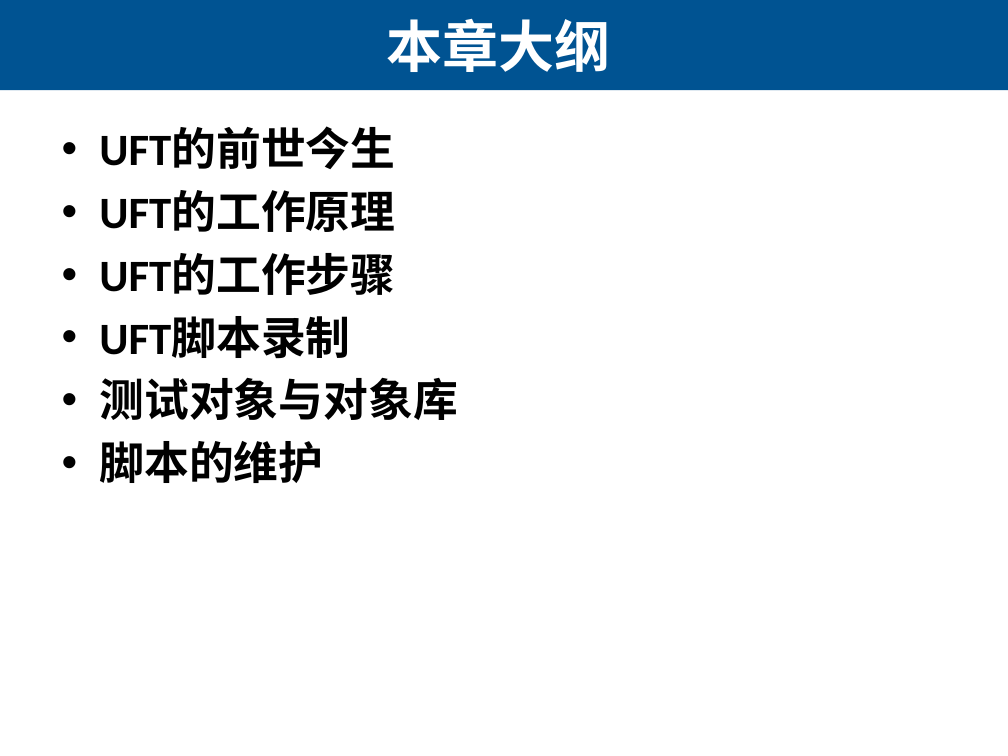
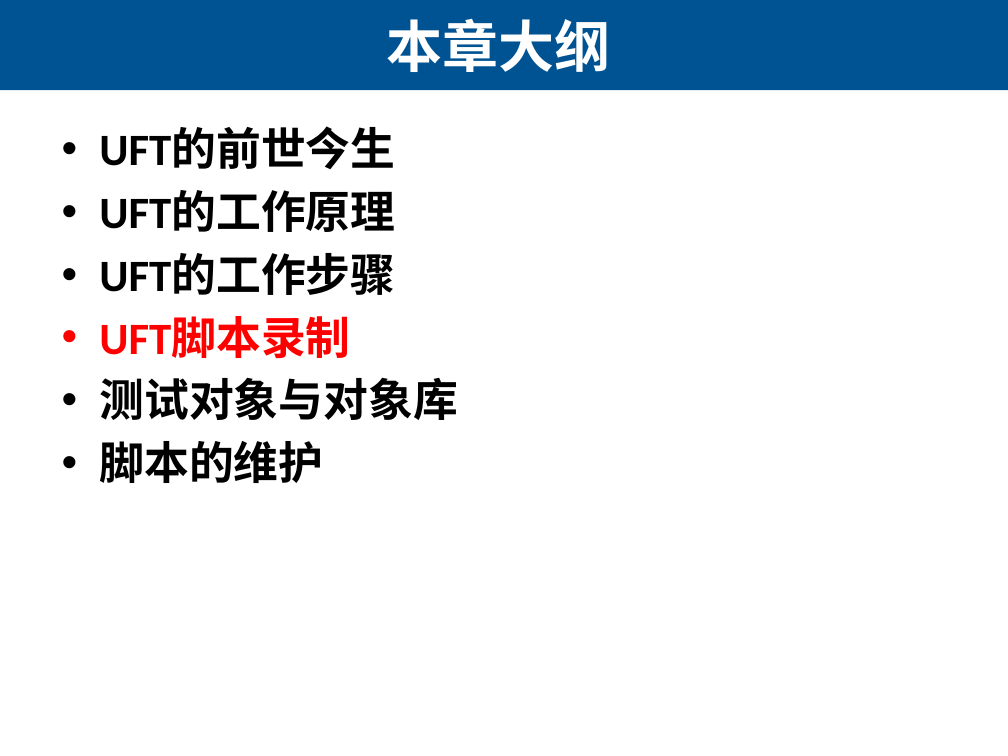
Before and after one commit to edu2act/course-uft, a slide deck: slide 22 of PPT/02 UFT Introduction.pptx. Drawn at 1008x756 pixels with LibreOffice and Linux fonts; fonts in the diff are those of the drawing. Boxes give left, top, right and bottom in pixels: in the first picture for what was removed or moved away, otherwise in the second. Text is boxed around its words. In the diff, an @@ line names an element or a change of style, - is before the commit and + after.

```diff
--- a/PPT/02 UFT Introduction.pptx
+++ b/PPT/02 UFT Introduction.pptx
@@ text at <box>99,316,350,359</box>: text colour #000000 to #FF0000 in "UFT脚本录制" @@
```
Also in this commit, not shown: 2 other slides changed, 1 slide added, 1 slide removed, 5 other files.
